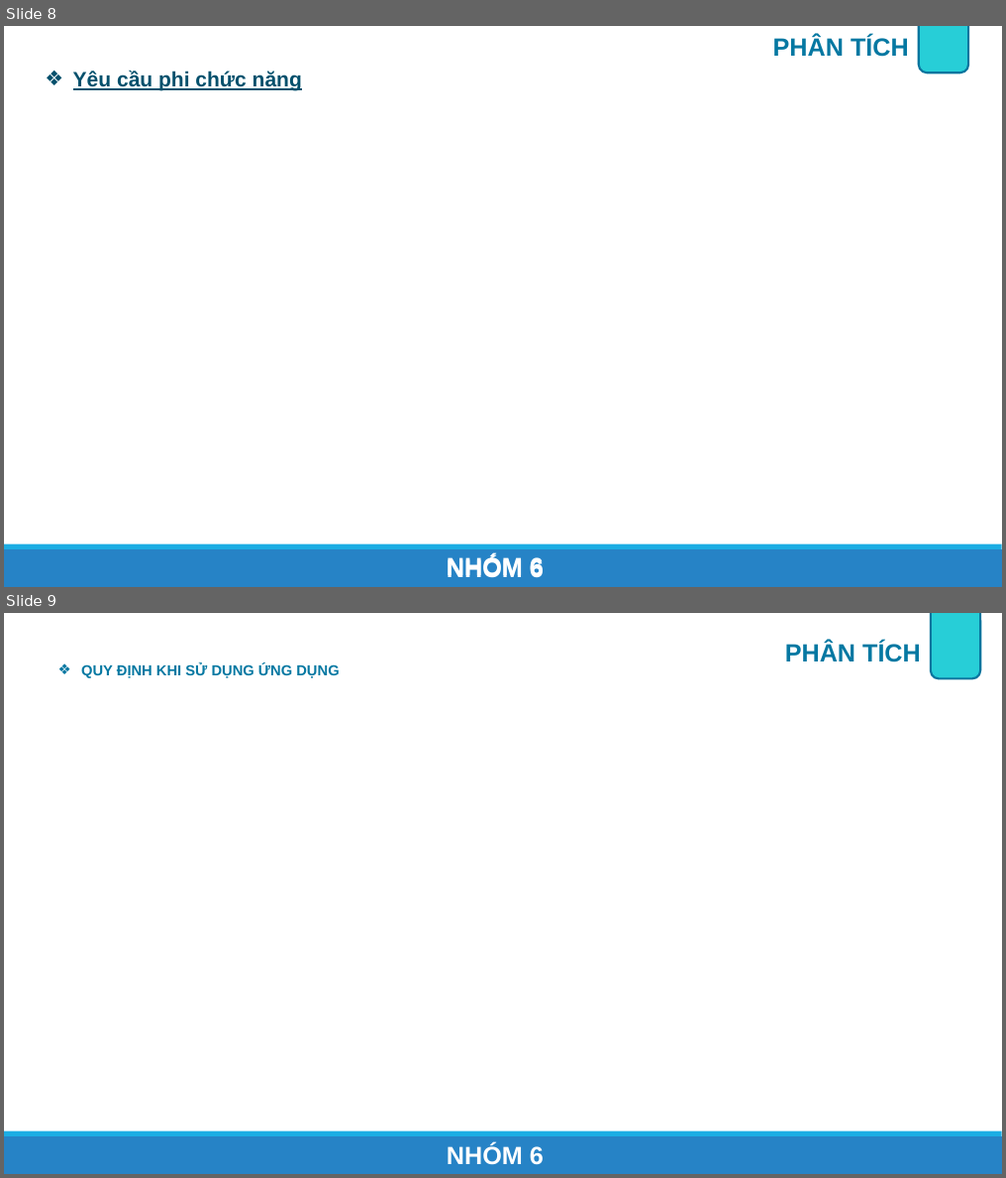
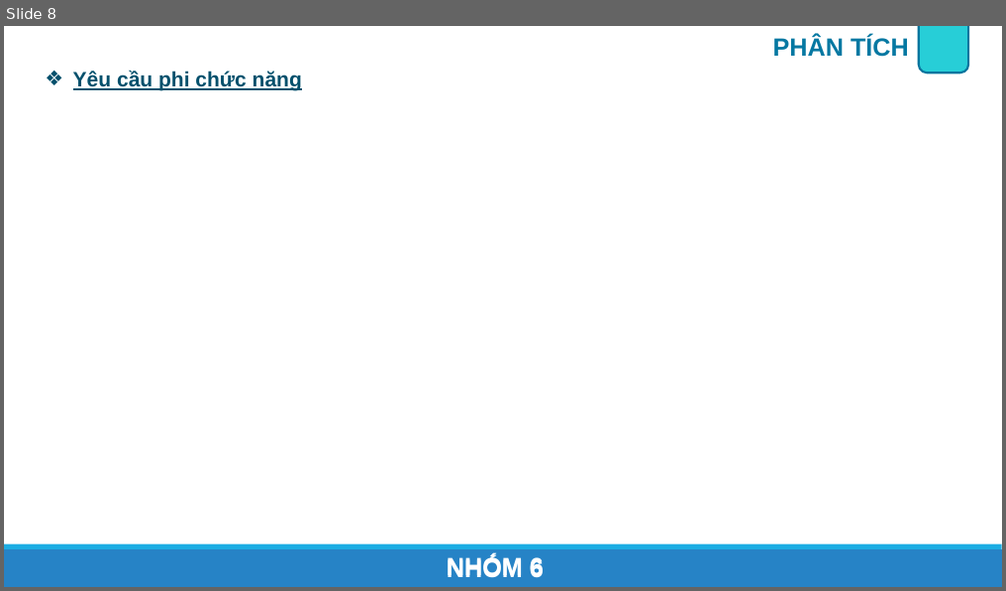
Before and after one commit to onebabyq/ung-dung-quan-li-tin-nhan-congnghemoi, a slide deck: Slide_BaoCao/AppChat_Nhom6.pptx. Shown one above the other, each under a label of ours: slides 8 and 9 before the commit, slide 8 after it. The pictures are 1006x1178 and 1006x591 pixels, drawn with LibreOffice and Linux fonts; fonts in the diff are those of the drawing. Boxes give left, top, right and bottom in pixels: in the first picture for what was removed or moved away, otherwise in the second. Text is boxed around its words. In the diff, an @@ line names an element or a change of style, - is before the commit and + after.

```diff
--- a/Slide_BaoCao/AppChat_Nhom6.pptx
+++ b/Slide_BaoCao/AppChat_Nhom6.pptx
@@ slide 9 removed at [4,613,1002,1174], background #FFFFFF; not listed: 2 template elements that a slide beside it also shows @@
@@ text removed at [785,642,921,663] @@
-PHÂN TÍCH
@@ rounded rectangle removed at [931,613,981,679] @@
@@ text removed at [81,663,339,678] @@
-❖ QUY ĐỊNH KHI SỬ DỤNG ỨNG DỤNG
@@ text removed at [447,1145,544,1165] @@
-NHÓM 6
```
Also in this commit, not shown: 1 slide changed, 1 other slide removed.
